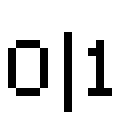
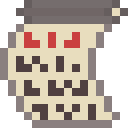
Layered file, before and after one edit (128×128). Changes by layer:
hid "bool", painted on it over 8, 32, 112, 112
added layer "package" above "String 2" over 0, 0, 128, 128
